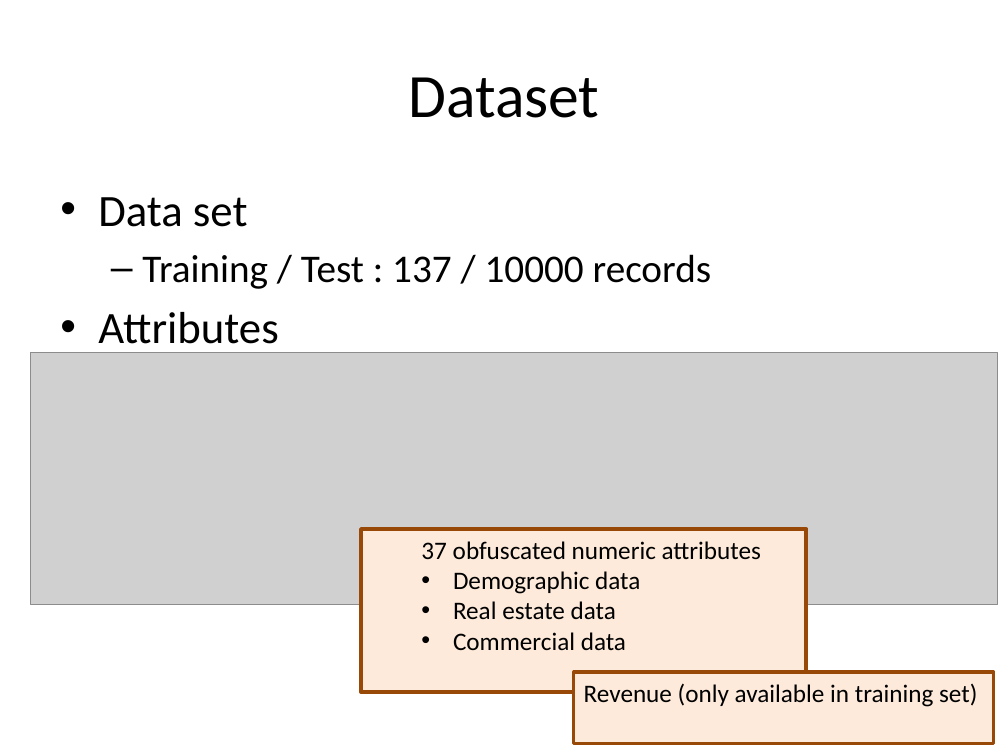
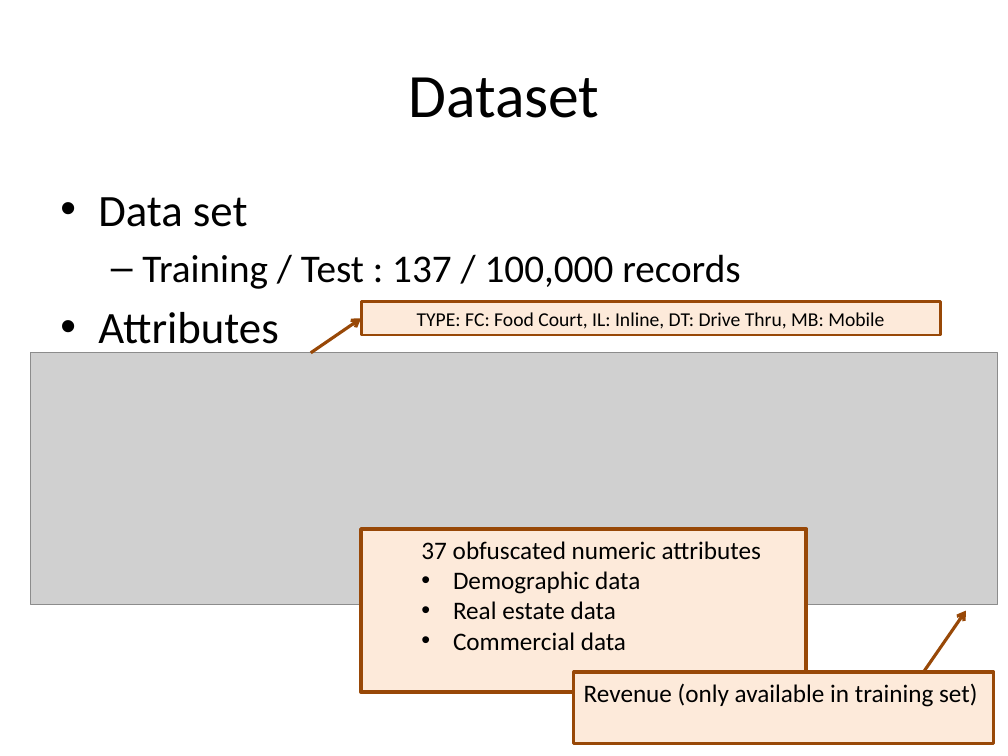
Before and after one commit to hxwang/revenue-prediction, a slide deck: slide 4 of doc/presentation/revenue-prediction.pptx. Drawn at 1008x756 pixels with LibreOffice and Linux fonts; fonts in the diff are those of the drawing; grey boxes stand for pictures. Boxes give left, top, right and bottom in pixels: in the first picture for what was removed or moved away, otherwise in the second. Text is boxed around its words. In the diff, an @@ line names an element or a change of style, - is before the commit and + after.

```diff
--- a/doc/presentation/revenue-prediction.pptx
+++ b/doc/presentation/revenue-prediction.pptx
@@ text at [142,254,740,289]: text changed @@
-  – Training / Test : 137 / 10000 records
+  – Training / Test : 137 / 100,000 records
@@ arrow added from (310, 353) to (361, 319), #984807 2.25 pt @@
@@ rectangle added at [361,301,940,335], fill #FDEADA, outline #984807 2 pt, 14 pt, text #000000 @@
+TYPE: FC: Food Court, IL: Inline, DT: Drive Thru, MB: Mobile
@@ arrow added from (924, 671) to (966, 611), #984807 2.25 pt @@
```
Also in this commit, not shown: 2 other slides changed, 18 other files.
